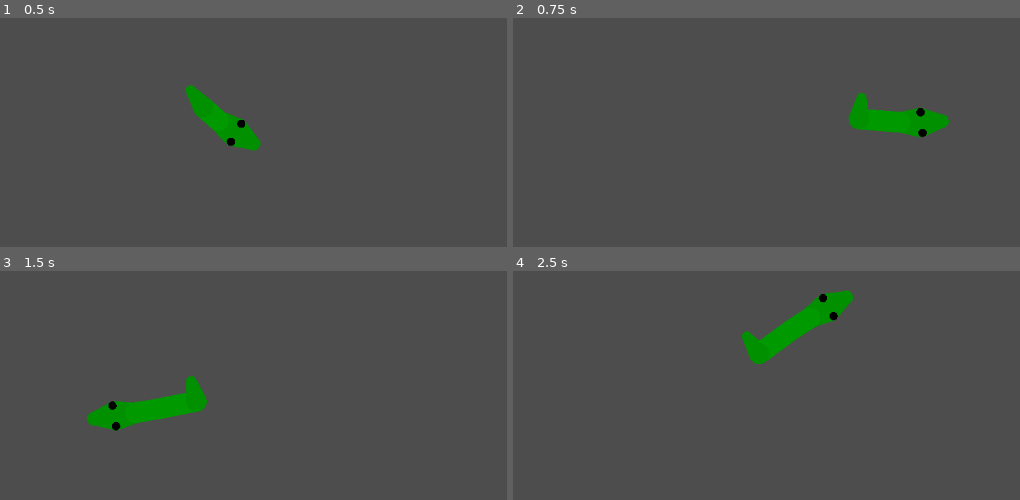
Above: before the commit, frames 1-4 (two rows, left to right).
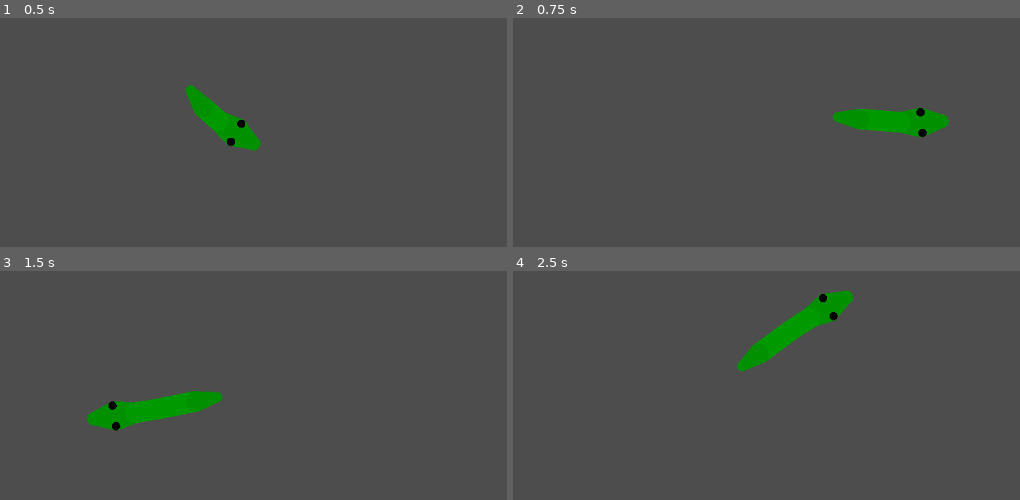
Above: after the commit, the same moments.

Repository: dbedggood/snake
Game: Godot game, scene res://main.tscn
The game is run twice, just before and just after one commit, with the same random seed, the same clock (stepped at 60 frames per second) and the same inputs.
Inputs (mouse positions are in pixels of both pictures, inside the frame that each line leads up to):
- Up to frame 1 (0.5 s): no input
- Up to frame 2 (0.75 s): tap Enter at 0.5 s; move the mouse to (943, 121) at 0.52 s; press the mouse at (943, 121) at 0.53 s
- Up to frame 3 (1.5 s): tap Space at 1.25 s; move the mouse to (91, 419) at 1.27 s; release the mouse at (91, 419) at 1.28 s; click (91, 419) at 1.35 s
- Up to frame 4 (2.5 s): tap Enter at 2 s; move the mouse to (847, 298) at 2.02 s; hold Right mouse button (shrink_snake) from 2.03 s (still down); click (847, 298) at 2.3 s

Frame 1 is identical in both runs. In frame 2, 0.3% of the frame differs, in the area x 63-71%, y 32-49%; in frame 3, 0.3%; in frame 4, 0.3%, in the area x 44-49%, y 26-45%.

Commit message:
Fix tail bending on grow

Diff:
--- a/Body.gd
+++ b/Body.gd
@@ -1,8 +1,10 @@
 extends Line2D
 
-const MAX_POINT_DISTANCE = 30
+signal body_grown
 
 @onready var head = $"../Head"
+
+const MAX_POINT_DISTANCE = 30
 
 
 func _process(delta):
@@ -30,6 +32,7 @@
 		var snake_tail_direction = (snake_tail_tip - snake_tail_base).normalized()
 
 		add_point(get_point_position(last_point_index) + snake_tail_direction * MAX_POINT_DISTANCE)
+		body_grown.emit()
 
 	if event.is_action_pressed("shrink_snake"):
 		if point_count > 3:
--- a/Tail.gd
+++ b/Tail.gd
@@ -15,3 +15,11 @@
 	var base_to_tip_direction = (tail_tip_position - tail_base_position).normalized()
 	var constrained_new_position = tail_base_position + base_to_tip_direction * MAX_POINT_DISTANCE
 	set_point_position(TAIL_TIP_POINT_INDEX, constrained_new_position)
+
+
+func _on_body_body_grown():
+	var tail_base_position = body.get_point_position(body.get_point_count() - 1)
+	var base_to_tip_vector = (
+		tail_base_position - body.get_point_position(body.get_point_count() - 2)
+	)
+	set_point_position(TAIL_TIP_POINT_INDEX, tail_base_position + base_to_tip_vector)
--- a/snake.tscn
+++ b/snake.tscn
@@ -43,3 +43,5 @@
 begin_cap_mode = 2
 end_cap_mode = 2
 script = ExtResource("2_k0c57")
+
+[connection signal="body_grown" from="Body" to="Tail" method="_on_body_body_grown"]
